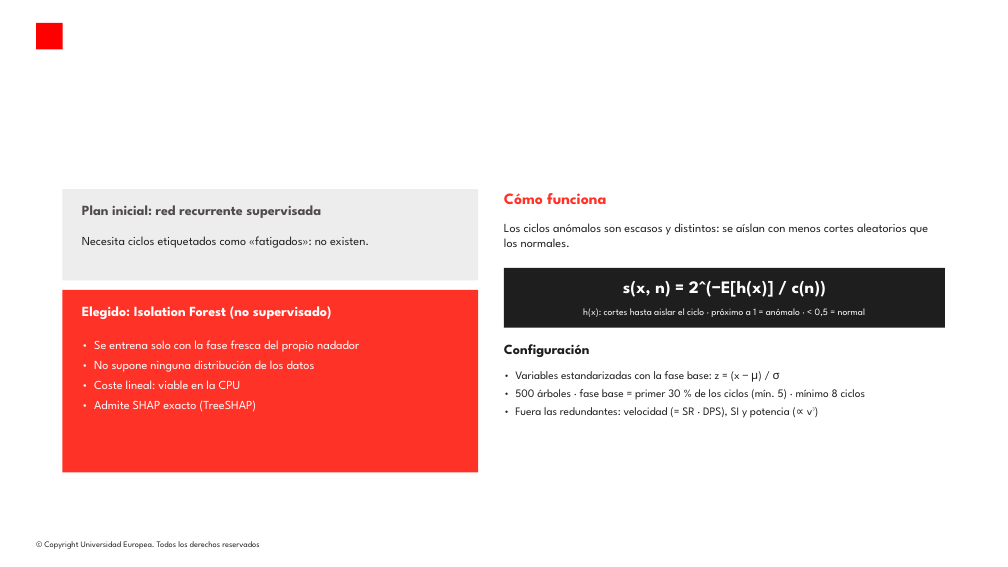
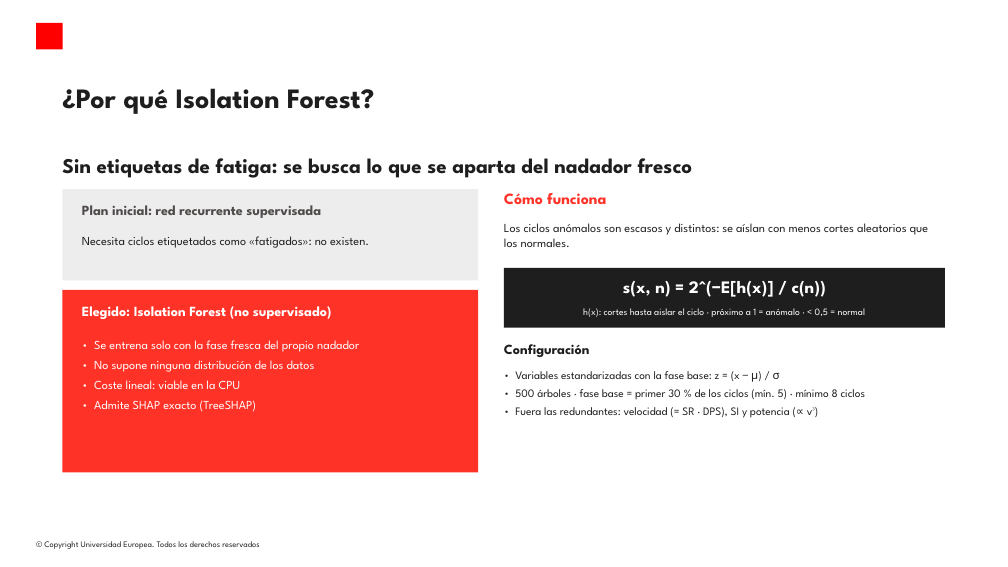
Before and after one commit to modeliana1-rgb/Strokelab, a slide deck: slide 9 of presentacion/StrokeLab_apoyo_preguntas.pptx. Drawn at 1008x567 pixels with LibreOffice and Linux fonts; fonts in the diff are those of the drawing; background and template pictures are left out. Boxes give left, top, right and bottom in pixels: in the first picture for what was removed or moved away, otherwise in the second. Text is boxed around its words. In the diff, an @@ line names an element or a change of style, - is before the commit and + after.

```diff
--- a/presentacion/StrokeLab_apoyo_preguntas.pptx
+++ b/presentacion/StrokeLab_apoyo_preguntas.pptx
@@ title added at [62, 88, 374, 114], 32 pt, text #1E1E1E, bold @@
+¿Por qué Isolation Forest?
@@ text added at [62, 158, 693, 178], 24 pt, text #1E1E1E, bold @@
+Sin etiquetas de fatiga: se busca lo que se aparta del nadador fresco
```
Also in this commit, not shown: 11 other slides changed, 1 slide added, 1 slide removed, 3 other files.
